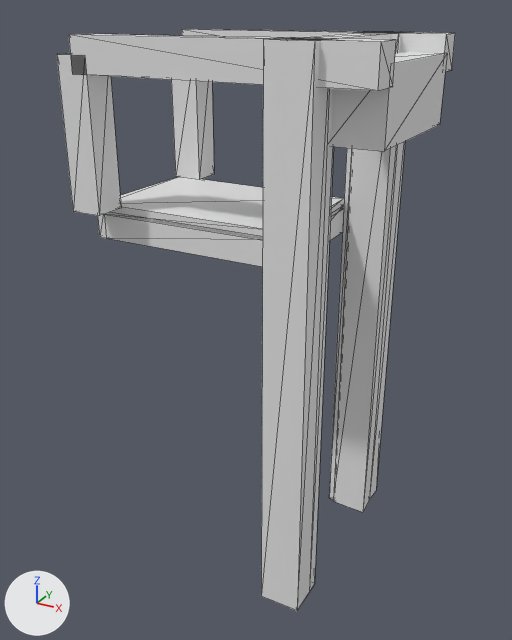
Before and after pictures for a commit that changed the glTF model models/westzaan/westzaan-brug-2881ce03-4/westzaan-brug-2881ce03-4.glb.
The view is the same before and after, from a 50 mm camera at (10.34, -16.93, 5.48) aimed at (1.19, -0.28, -2.85). Lighting does not change. The marker at lower left points along +X, +Y and +Z. The older version comes first. Mesh edges are drawn as thin lines. Vertices at exactly the same position are counted once.

Objects in the first picture: 'building:balans', 'building:balans 2', 'building:contragewicht', 'building:hangstang', 'building:hangstang 2', 'building:portaal', 'building:pyloon', 'building:pyloon 2', 'road:dek', 'road:rijbaan lokale weg'.
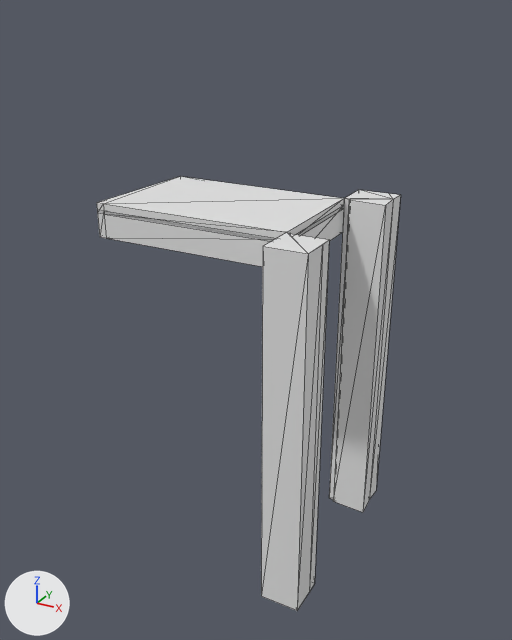
Changed parts and their boxes (x1, y1, x2, y2) in the pictures (512 x 640 px):
'building:pyloon', moved, rescaled (8% narrower, 34% shorter)
    before: (261, 37, 335, 611)
    after: (261, 232, 329, 611)
'building:pyloon 2', moved, rescaled (11% narrower, 33% shorter)
    before: (329, 31, 410, 512)
    after: (329, 190, 401, 512)
'building:balans', deleted
    before: (69, 34, 396, 91)
'building:contragewicht', deleted
    before: (330, 52, 447, 151)
'building:hangstang', deleted
    before: (57, 53, 121, 216)
'building:hangstang 2', deleted
    before: (171, 80, 214, 180)
'building:balans 2', deleted
    before: (182, 29, 455, 72)
'building:portaal', deleted
    before: (286, 32, 391, 40)

Edits to the bpy script that builds the scene:
```text
Change me_pyloon:
    used by ob_building_pyloon; location = (0.0, 0.0, 0.0)
    remove me_pyloon.from_pydata(...)  # 14 vertices, 24 faces; spans x 2.97..4.14, y -3.24..-1.97, z -10.0..4.9
    add me_pyloon.from_pydata(...)  # 14 vertices, 24 faces; spans x 2.97..4.14, y -3.24..-1.97, z -10.0..0.51
    me_pyloon part 1: the whole mesh is scaled about its middle by (1, 1, 0.705), then moved by (0.0, 0.0, -2.2)
Change me_pyloon_2:
    used by ob_building_pyloon_2; location = (0.0, 0.0, 0.0)
    remove me_pyloon_2.from_pydata(...)  # 16 vertices, 28 faces; spans x 2.89..4.21, y 1.66..3.0, z -10.0..4.9
    add me_pyloon_2.from_pydata(...)  # 16 vertices, 28 faces; spans x 2.89..4.21, y 1.66..3.0, z -10.0..0.51
    me_pyloon_2 part 2: the whole mesh is scaled about its middle by (1, 1, 0.705), then moved by (0.0, 0.0, -2.2)
Remove ob_building_portaal:
    ob_building_portaal = bpy.data.objects.new('building:portaal', me_portaal)
    ob_building_portaal.location = (0.0, 0.0, 0.0)
Remove ob_building_balans:
    ob_building_balans = bpy.data.objects.new('building:balans', me_balans)
    ob_building_balans.location = (0.0, 0.0, 0.0)
Remove ob_building_hangstang:
    ob_building_hangstang = bpy.data.objects.new('building:hangstang', me_hangstang)
    ob_building_hangstang.location = (0.0, 0.0, 0.0)
Remove ob_building_balans_2:
    ob_building_balans_2 = bpy.data.objects.new('building:balans 2', me_balans_2)
    ob_building_balans_2.location = (0.0, 0.0, 0.0)
Remove ob_building_hangstang_2:
    ob_building_hangstang_2 = bpy.data.objects.new('building:hangstang 2', me_hangstang_2)
    ob_building_hangstang_2.location = (0.0, 0.0, 0.0)
Remove ob_building_contragewicht:
    ob_building_contragewicht = bpy.data.objects.new('building:contragewicht', me_contragewicht)
    ob_building_contragewicht.location = (0.0, 0.0, 0.0)
```
